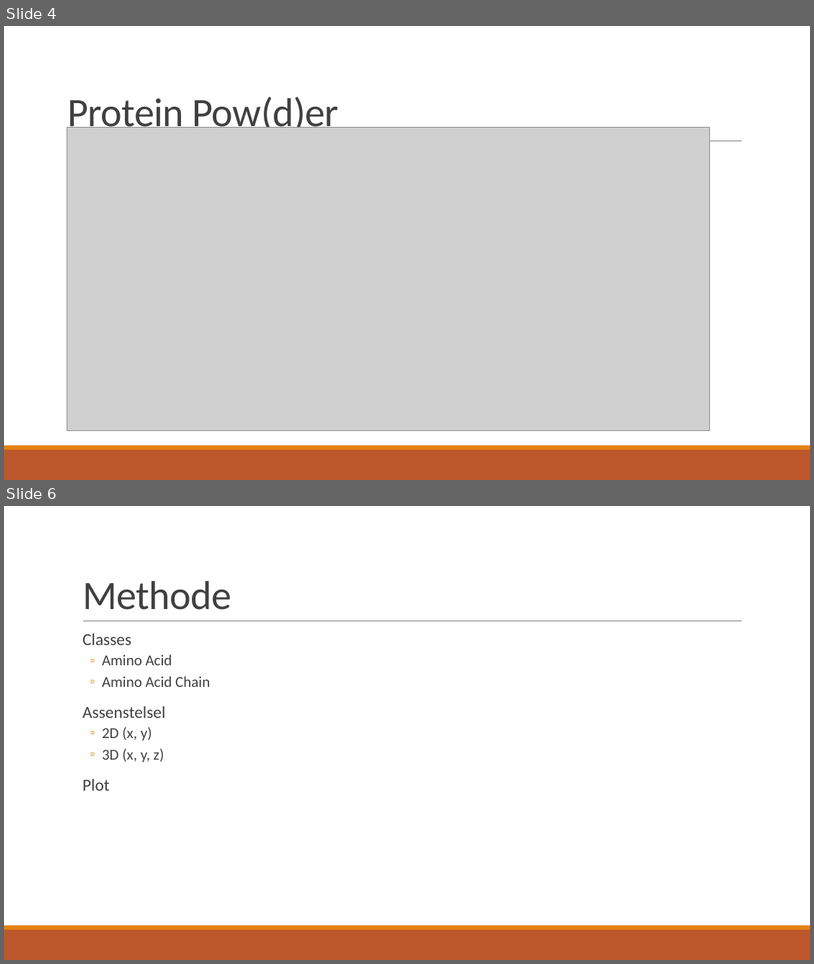
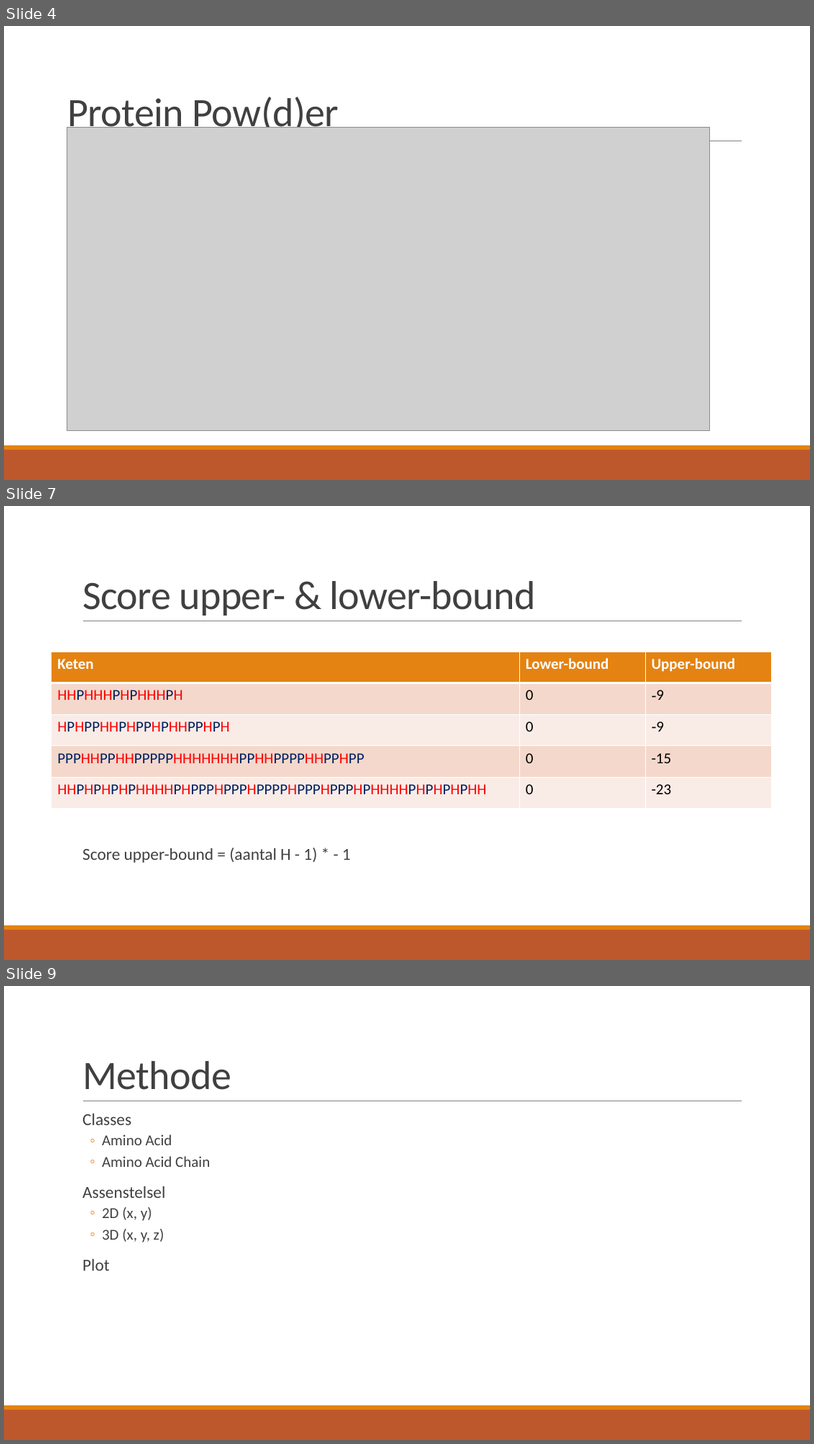
Before and after one commit to LunarLite/Proteasen, a slide deck: Presentations/Proteasen - week 1.pptx. Shown one above the other, each under a label of ours: slides 4 and 6 before the commit, slides 4, 7 and 9 after it; the slides between them are not shown. The pictures are 814x964 and 814x1444 pixels, drawn with LibreOffice and Linux fonts; fonts in the diff are those of the drawing; grey boxes stand for pictures. Boxes give left, top, right and bottom in pixels: in the first picture for what was removed or moved away, otherwise in the second. Text is boxed around its words. In the diff, an @@ line names an element or a change of style, - is before the commit and + after.

```diff
--- a/Presentations/Proteasen - week 1.pptx
+++ b/Presentations/Proteasen - week 1.pptx
@@ slide 7 added at bbox=[4, 506, 810, 960], background #FFFFFF; not listed: 3 template elements that a slide beside it also shows @@
@@ title added at bbox=[82, 581, 536, 615], 48 pt, text #404040 @@
+Score upper- & lower-bound
@@ table added at bbox=[52, 651, 772, 808], 5 rows, 3 columns @@
+Keten | Lower-bound | Upper-bound
+HHPHHHPHPHHHPH | 0 | 9
+HPHPPHHPHPPHPHHPPHPH | 0 | 9
+PPPHHPPHHPPPPPHHHHHHHPPHHPPPPHHPPHPP | 0 | -15
+HHPHPHPHPHHHHPHPPPHPPPHPPPPHPPPHPPPHPHHHHPHPHPHPHH | 0 | -23
@@ text added at bbox=[82, 847, 351, 862], 20 pt, text #404040 @@
+  Score upper-bound = (aantal H - 1) * - 1
@@ what was slide 6 is now slide 9 @@
```
Also in this commit, not shown: 2 slides changed, 2 other slides added.
